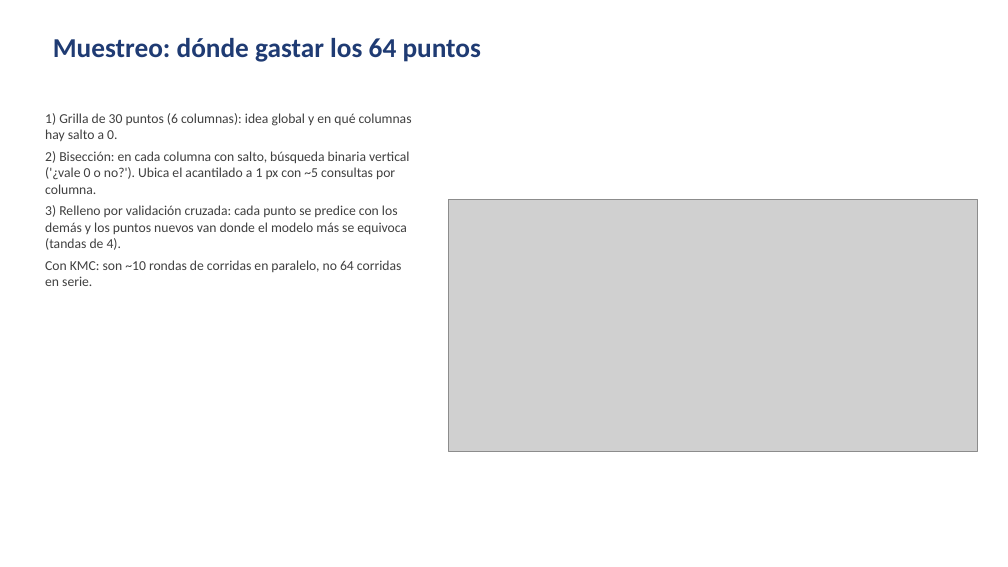
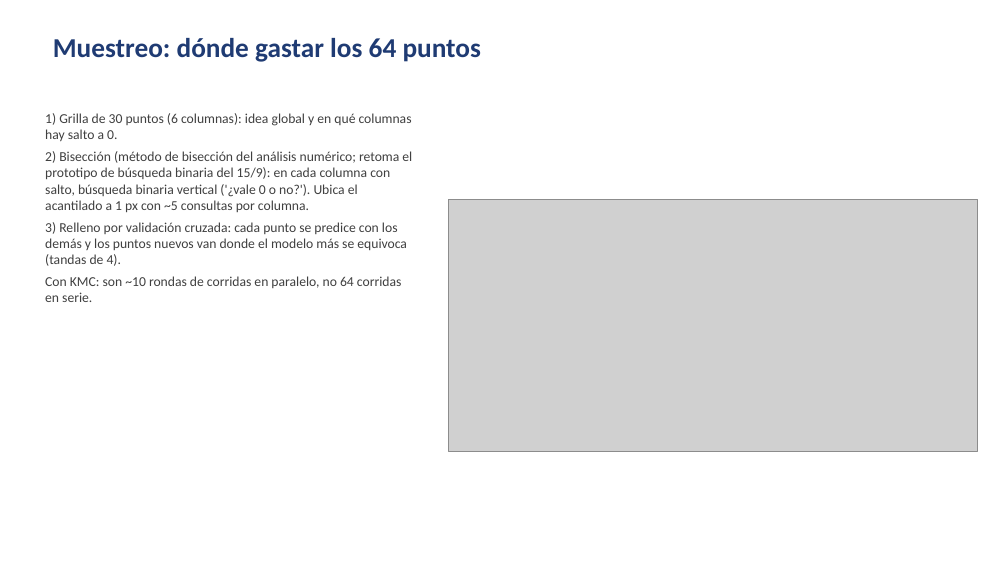
Before and after one commit to santiafonso/Tesis, a slide deck: slide 7 of presentaciones/presentacion4_autoexp/presentacion4_autoexp.pptx. Drawn at 1008x567 pixels with LibreOffice and Linux fonts; fonts in the diff are those of the drawing; grey boxes stand for pictures. Boxes give left, top, right and bottom in pixels: in the first picture for what was removed or moved away, otherwise in the second. Text is boxed around its words. In the diff, an @@ line names an element or a change of style, - is before the commit and + after.

```diff
--- a/presentaciones/presentacion4_autoexp/presentacion4_autoexp.pptx
+++ b/presentaciones/presentacion4_autoexp/presentacion4_autoexp.pptx
@@ text at (45, 151, 412, 212): text changed @@
-2) Bisección: en cada columna con salto, búsqueda binaria vertical ('¿vale 0 o no?'). Ubica el acantilado a 1 px con ~5 consultas por columna.
+2) Bisección (método de bisección del análisis numérico; retoma el prototipo de búsqueda binaria del 15/9): en cada columna con salto, búsqueda binaria vertical ('¿vale 0 o no?'). Ubica el acantilado a 1 px con ~5 consultas por columna.
```
Also in this commit, not shown: 1 other slide changed, 2 other files.
